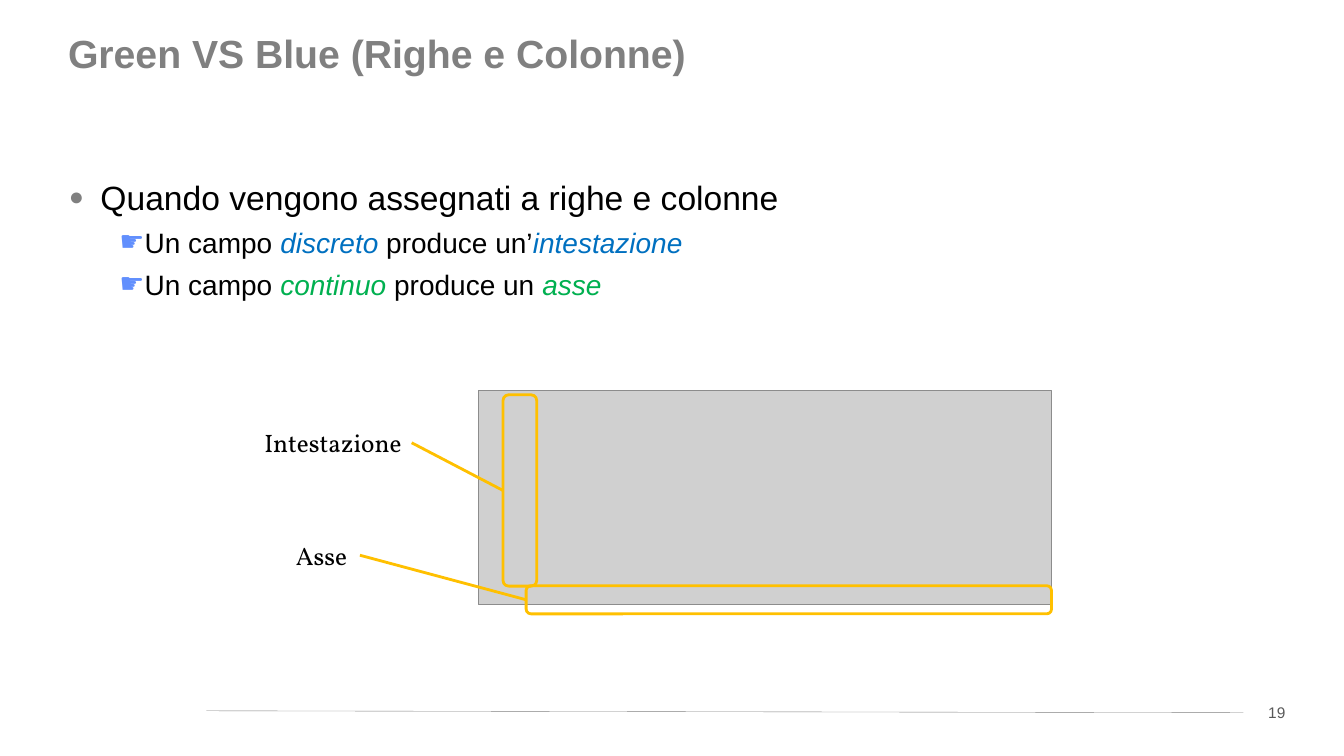
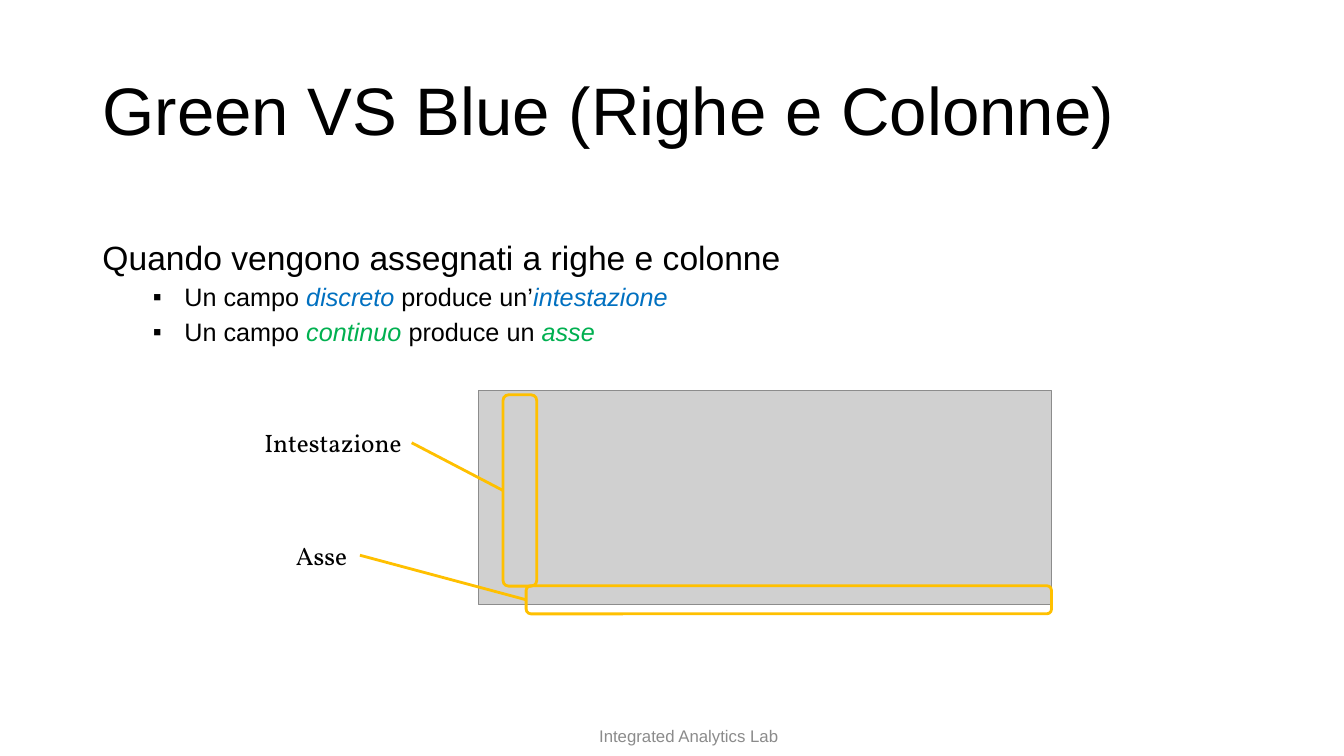
Before and after one commit to w4bo/teaching-handsondatapipelines, a slide deck: slide 13 of 04-OLAPandVisualization/slides.pptx (slide 19 before the commit). Drawn at 1344x756 pixels with LibreOffice and Linux fonts; fonts in the diff are those of the drawing; grey boxes stand for pictures; background and template pictures are left out. Boxes give left, top, right and bottom in pixels: in the first picture for what was removed or moved away, otherwise in the second. Text is boxed around its words. In the diff, an @@ line names an element or a change of style, - is before the commit and + after.

```diff
--- a/04-OLAPandVisualization/slides.pptx
+++ b/04-OLAPandVisualization/slides.pptx
@@ title "Green VS Blue (Righe e ...": place and size @@
-title "Green VS Blue (Righe e ..." at box(68, 39, 686, 76)
+title "Green VS Blue (Righe e ..." at box(102, 86, 1114, 147)
@@ title "Green VS Blue (Righe e ..." at box(102, 86, 1114, 147): size 28 to 48 pt, text colour #808080 to #000000, bold off; vertical alignment top to middle @@
@@ text "Quando vengono assegnati a righe ...": place and size @@
-text "Quando vengono assegnati a righe ..." at box(100, 185, 779, 300)
+text "Quando vengono assegnati a righe ..." at box(102, 245, 781, 346)
@@ text "Quando vengono assegnati a righe ..." at box(102, 245, 781, 346): size 20 to 18 pt in "Un campo discreto produce un’intestazione", "Un campo continuo produce un asse"; bullet ● to none; line spacing 1 to 0.9; more space between paragraphs; bullet ☛ to ▪; less space between paragraphs; vertical alignment top to middle @@
@@ line removed from (207, 711) to (1244, 713) @@
@@ page number removed at box(1268, 707, 1285, 718) @@
-19
@@ text added at box(599, 730, 778, 746), 12 pt, text #8C8C8C @@
+Integrated Analytics Lab
```
Also in this commit, not shown: 49 other slides changed, 1 slide added, 10 slides removed, 4 other files.
